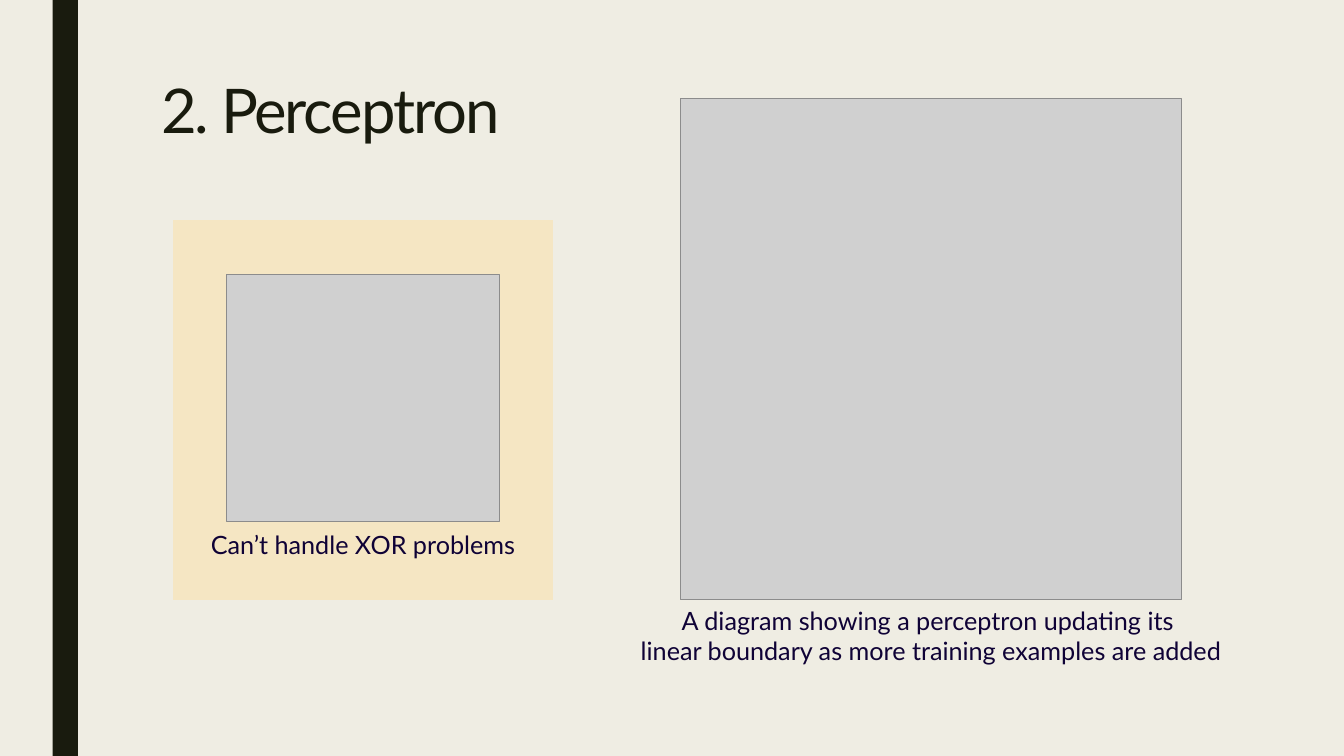
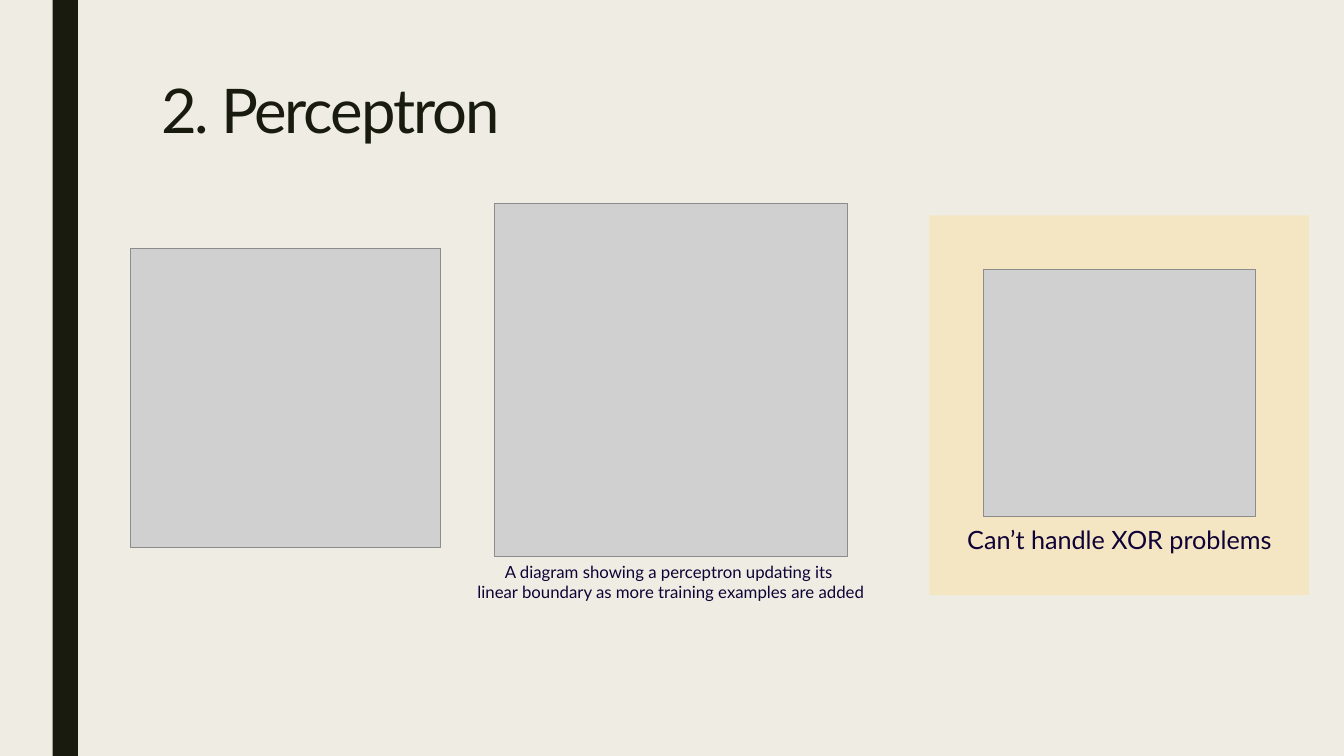
Before and after one commit to jiwon1202/2022_Lab_DeepLearning_Seminar, a slide deck: slide 3 of 2022_DeepLearning/02_seminar_221007/history_of_deeplearning.pptx. Drawn at 1344x756 pixels with LibreOffice and Linux fonts; fonts in the diff are those of the drawing; grey boxes stand for pictures. Boxes give left, top, right and bottom in pixels: in the first picture for what was removed or moved away, otherwise in the second. Text is boxed around its words. In the diff, an @@ line names an element or a change of style, - is before the commit and + after.

```diff
--- a/2022_DeepLearning/02_seminar_221007/history_of_deeplearning.pptx
+++ b/2022_DeepLearning/02_seminar_221007/history_of_deeplearning.pptx
@@ picture: place and size @@
-picture at [681, 99, 1182, 600]
+picture at [494, 204, 847, 557]
@@ 1 picture, 1 text, 1 rectangle: place and size @@
-1 picture, 1 text, 1 rectangle at [173, 220, 554, 600]
+1 picture, 1 text, 1 rectangle at [930, 216, 1310, 596]
@@ picture added at [131, 248, 441, 547] @@
@@ text "A diagram showing a perceptron ...": place and size @@
-text "A diagram showing a perceptron ..." at [641, 611, 1221, 665]
+text "A diagram showing a perceptron ..." at [477, 565, 864, 601]
@@ text "A diagram showing a perceptron ..." at [477, 565, 864, 601]: size 18 to 12 pt @@
```
Also in this commit, not shown: 1 other slide changed.
